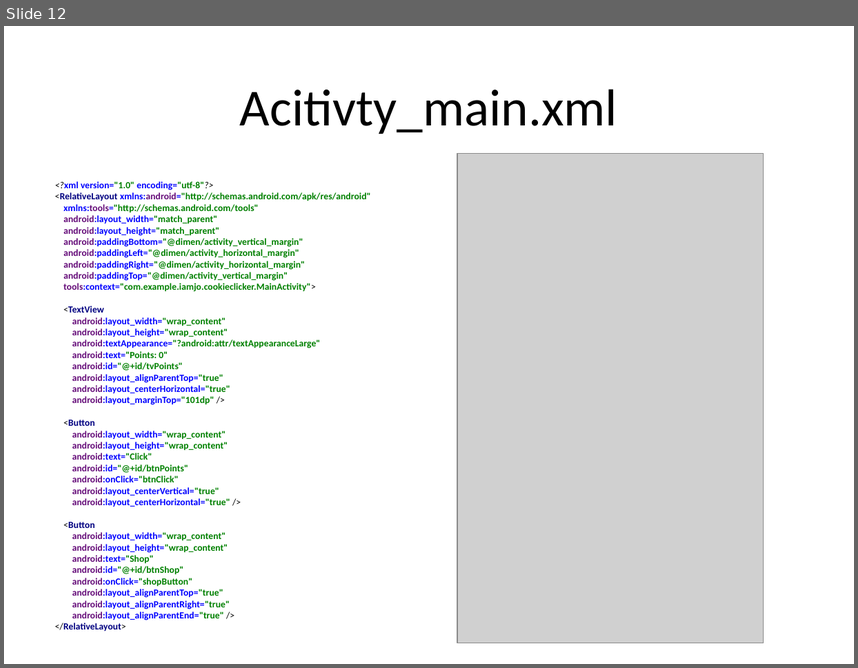
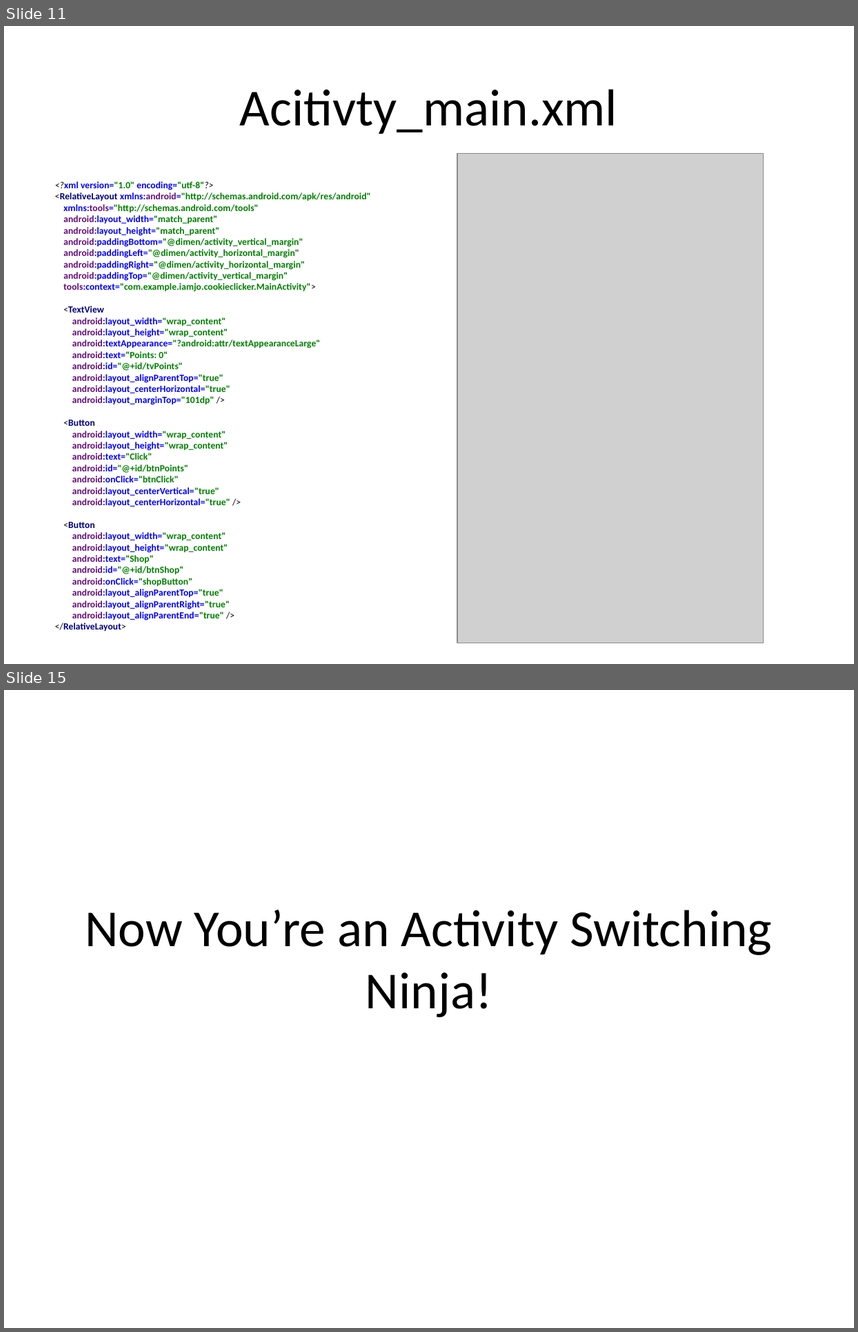
Before and after one commit to chang47/AndroidTutorial, a slide deck: Lesson3 Intent/Android Lesson 3.pptx. Shown one above the other, each under a label of ours: slide 12 before the commit, slides 11 and 15 after it; the slides between them are not shown. The pictures are 858x668 and 858x1332 pixels, drawn with LibreOffice and Linux fonts; fonts in the diff are those of the drawing; grey boxes stand for pictures. Boxes give left, top, right and bottom in pixels: in the first picture for what was removed or moved away, otherwise in the second. Text is boxed around its words. In the diff, an @@ line names an element or a change of style, - is before the commit and + after.

```diff
--- a/Lesson3 Intent/Android Lesson 3.pptx
+++ b/Lesson3 Intent/Android Lesson 3.pptx
@@ slide 15 added at (4,690,854,1328), background #FFFFFF @@
@@ title added at (85,909,772,1017), 44 pt, text #000000 @@
+Now You’re an Activity Switching Ninja!
@@ what was slide 12 is now slide 11 @@
```
Also in this commit, not shown: 2 slides changed, 2 other slides added, 6 other files.
